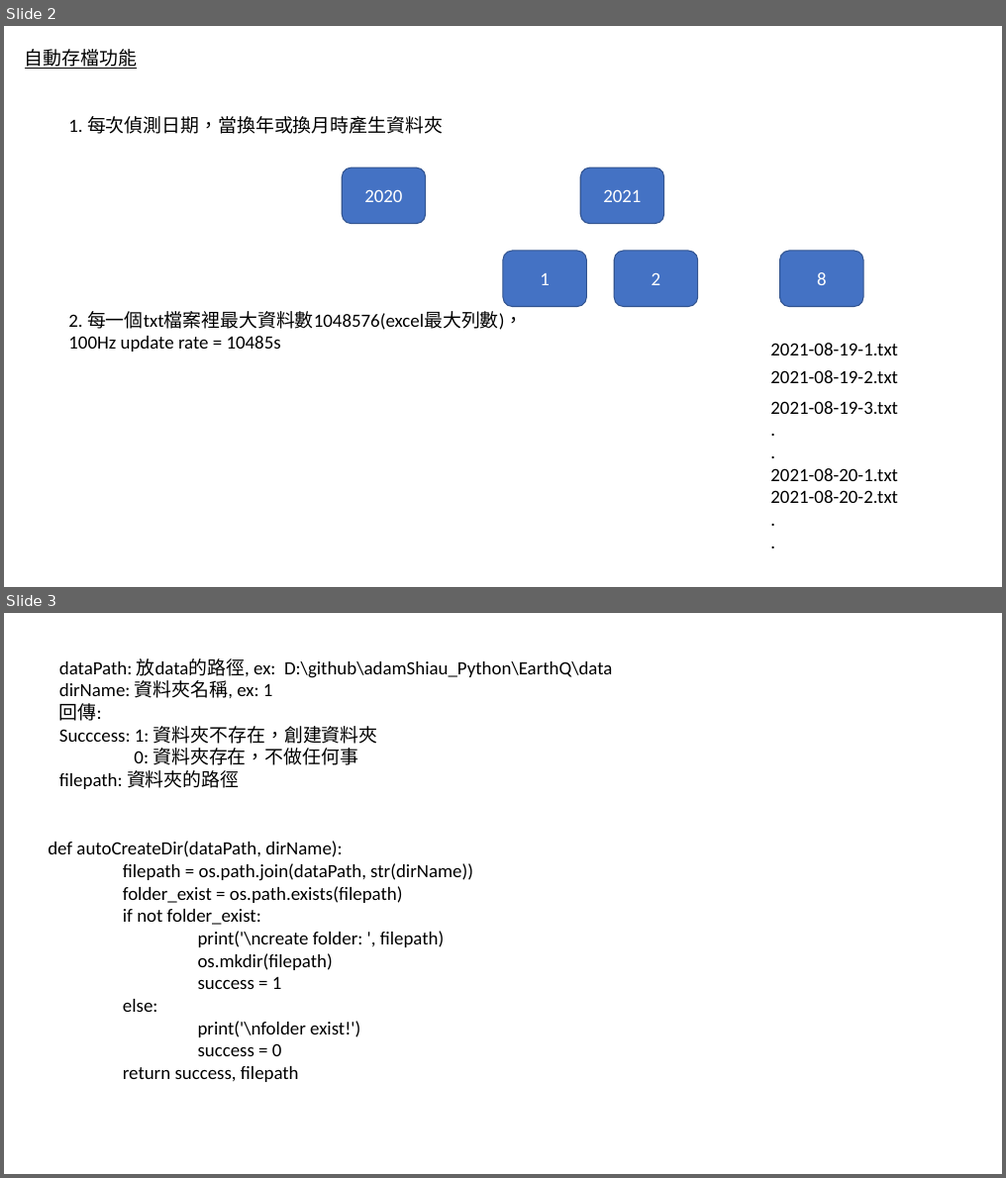
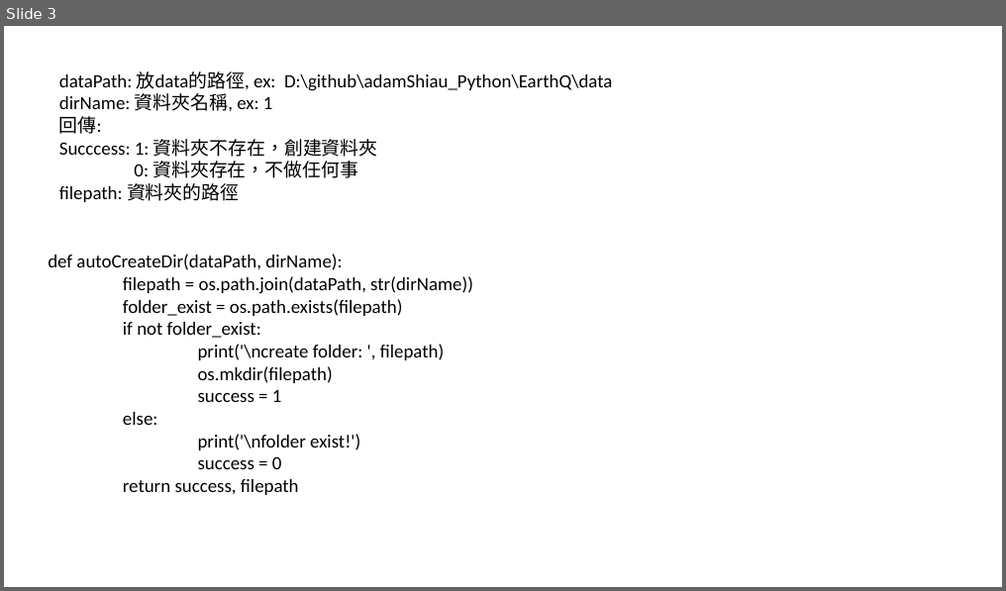
Before and after one commit to adamShiau/adamShiau_Python, a slide deck: EarthQ/NCU_EQ.pptx. Shown one above the other, each under a label of ours: slides 2 and 3 before the commit, slide 3 after it. The pictures are 1006x1178 and 1006x591 pixels, drawn with LibreOffice and Linux fonts; fonts in the diff are those of the drawing. Boxes give left, top, right and bottom in pixels: in the first picture for what was removed or moved away, otherwise in the second. Text is boxed around its words. In the diff, an @@ line names an element or a change of style, - is before the commit and + after.

```diff
--- a/EarthQ/NCU_EQ.pptx
+++ b/EarthQ/NCU_EQ.pptx
@@ slide 2 removed at bbox=[4, 26, 1002, 587], background #FFFFFF @@
@@ text removed at bbox=[25, 49, 137, 69] @@
-自動存檔功能
@@ text removed at bbox=[68, 116, 443, 134] @@
-1. 每次偵測日期，當換年或換月時產生資料夾
@@ rounded rectangle removed at bbox=[342, 168, 426, 224] @@
-2020
@@ rounded rectangle removed at bbox=[580, 168, 664, 224] @@
-2021
@@ rounded rectangle removed at bbox=[503, 251, 587, 307] @@
-1
@@ rounded rectangle removed at bbox=[614, 251, 698, 307] @@
-2
@@ rounded rectangle removed at bbox=[780, 251, 864, 307] @@
-8
@@ text removed at bbox=[68, 311, 523, 352] @@
-2. 每一個txt檔案裡最大資料數1048576(excel最大列數)，
-100Hz update rate = 10485s
@@ text removed at bbox=[770, 343, 898, 356] @@
-2021-08-19-1.txt
@@ text removed at bbox=[770, 371, 898, 383] @@
-2021-08-19-2.txt
@@ text removed at bbox=[770, 401, 898, 503] @@
-2021-08-19-3.txt
-.
-.
-2021-08-20-1.txt
-2021-08-20-2.txt
-.
-.
```
Also in this commit, not shown: 1 slide added, 2 other files.
